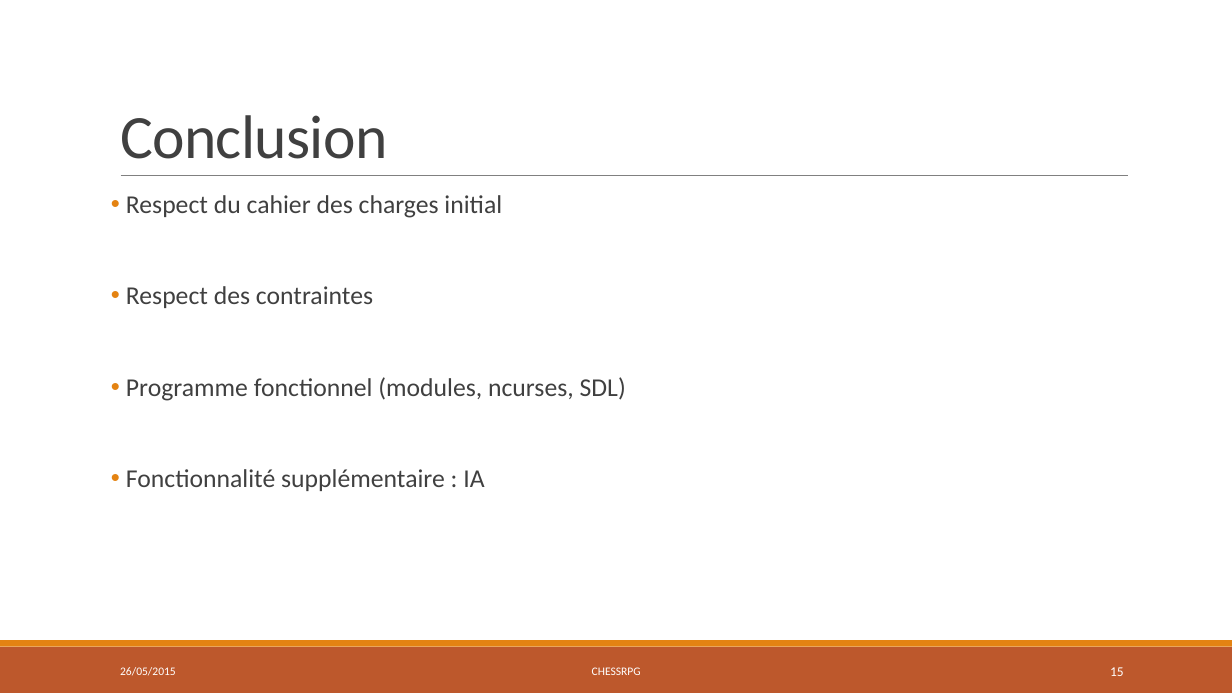
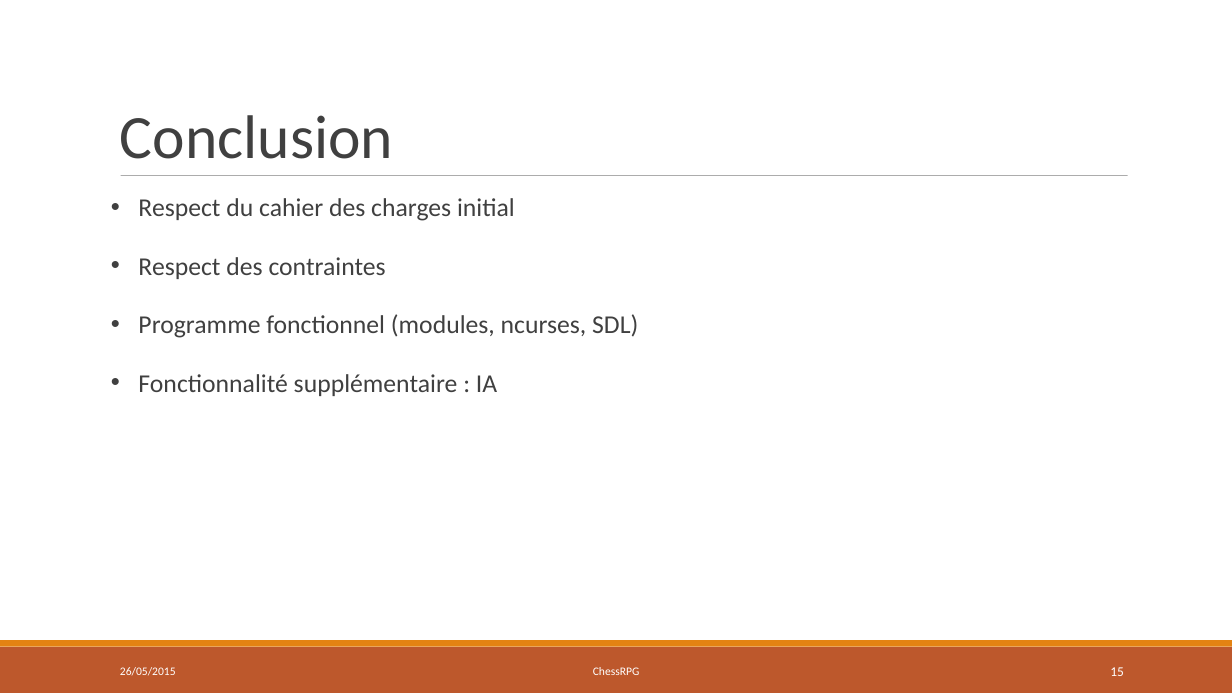
Before and after one commit to chessRPG/master, a slide deck: slide 15 of ChessRPG-présentation.pptx. Drawn at 1232x693 pixels with LibreOffice and Linux fonts; fonts in the diff are those of the drawing. Boxes give left, top, right and bottom in pixels: in the first picture for what was removed or moved away, otherwise in the second. Text is boxed around its words. In the diff, an @@ line names an element or a change of style, - is before the commit and + after.

```diff
--- a/ChessRPG-présentation.pptx
+++ b/ChessRPG-présentation.pptx
@@ text "Conclusion" at (120, 115, 393, 159): letter spacing -0.5 to 0 pt; line spacing 0.85 to 1 @@
@@ line (121, 176) - (1128, 176): stroke #808080 0.5 pt to #808080 0.51 pt @@
@@ text "Respect du cahier des charges ..." at (138, 198, 638, 396): indent changed; line spacing 0.9 to 1; less space between paragraphs @@
@@ text at (593, 667, 640, 675): text changed @@
-CHESSRPG
+ChessRPG
```
Also in this commit, not shown: 14 other slides changed, 2 other files.
